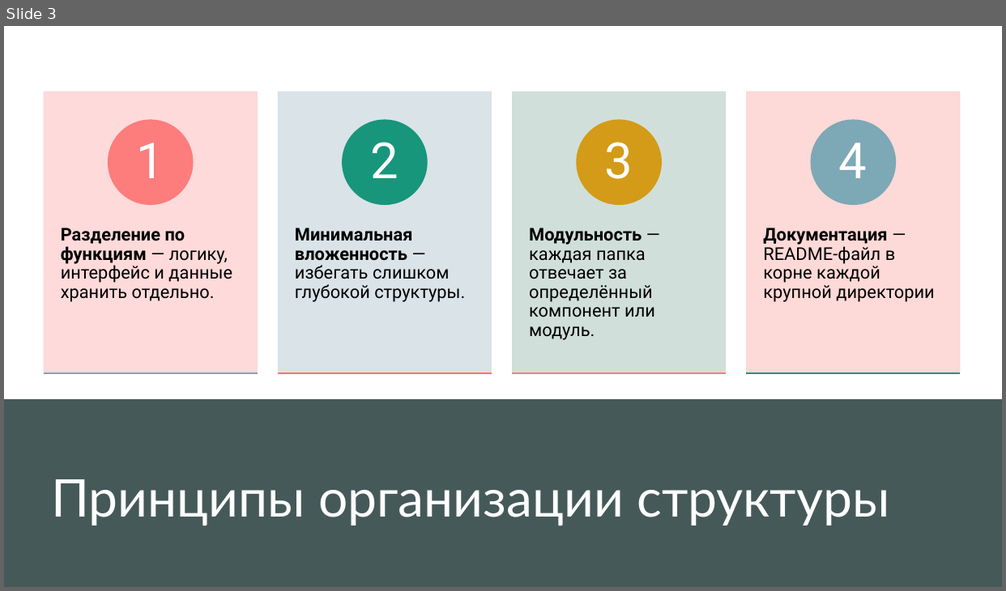
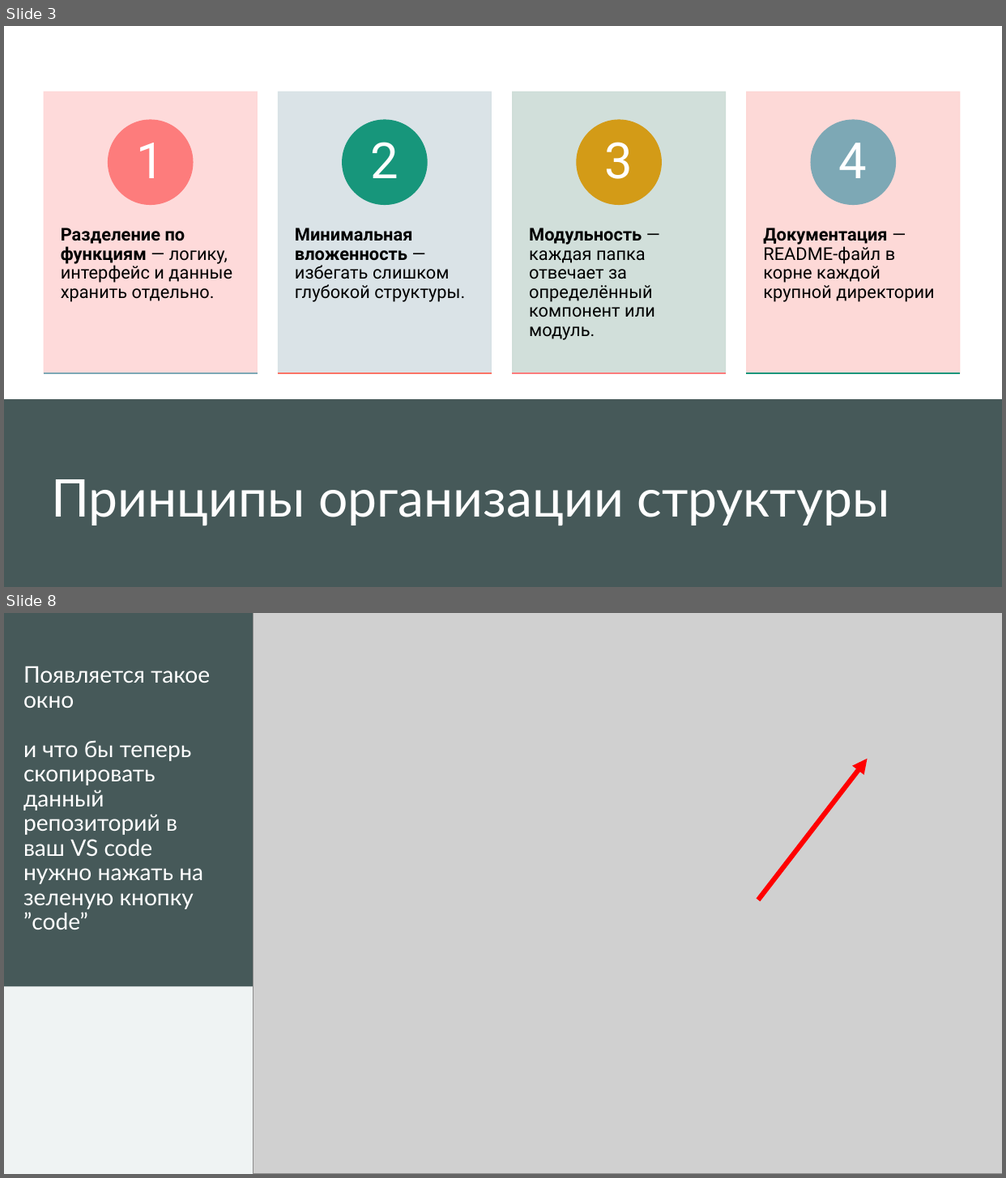
Before and after one commit to Alidedewf/application-design-patterns, a slide deck: шаблоны структура.pptx. Shown one above the other, each under a label of ours: slide 3 before the commit, slides 3 and 8 after it; the slides between them are not shown. The pictures are 1006x591 and 1006x1178 pixels, drawn with LibreOffice and Linux fonts; fonts in the diff are those of the drawing; grey boxes stand for pictures. Boxes give left, top, right and bottom in pixels: in the first picture for what was removed or moved away, otherwise in the second. Text is boxed around its words. In the diff, an @@ line names an element or a change of style, - is before the commit and + after.

```diff
--- a/шаблоны структура.pptx
+++ b/шаблоны структура.pptx
@@ slide 8 added at box(4, 613, 1002, 1174), background #FFFFFF; not listed: 1 template element that a slide beside it also shows @@
@@ rectangle added at box(4, 613, 1002, 894), fill #465959 @@
@@ rectangle added at box(4, 613, 1002, 1174), fill #FFFFFF @@
@@ rectangle added at box(4, 613, 253, 987), fill #465959 @@
@@ picture added at box(253, 613, 1002, 1174) @@
@@ title added at box(23, 666, 210, 930), 22 pt, text #FFFFFF @@
+Появляется такое окно
+и что бы теперь скопировать данный репозиторий в ваш VS code нужно нажать на зеленую кнопку ”code”
@@ arrow added from (759, 901) to (867, 759), #FF0000 4.75 pt @@
@@ rectangle added at box(4, 986, 253, 1174), fill #ECF0F0 @@
@@ rectangle added at box(4, 986, 253, 1174), fill #FFFFFF at 20% opacity @@
```
Also in this commit, not shown: 1 slide changed, 17 other slides added, 3 slides removed, 7 other files.
